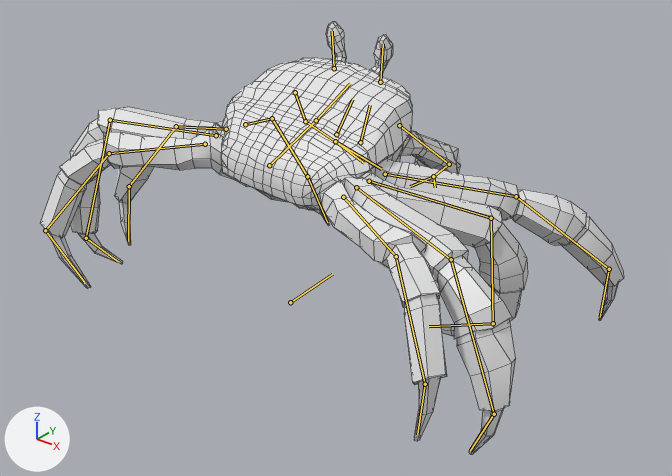
The Blender file Crab_Asset.blend as it was, and as the next commit left it.
Before and after are seen from a 50 mm lens placed at (0.1207, -0.1432, 0.103), pointed at (0.0094, -0.0041, 0.0168). Every picture has the same lights, and +X, +Y and +Z are marked at lower left. Both versions are drawn at frame 20 of the action 'Walk Left'; the numbers are the values there. The bones that bend it are drawn over the model as lines. Mesh edges are drawn as thin lines. Materials are left out; every surface is plain grey. Objects named as collision shapes, trigger or cutter boxes, shadow casters or lower levels of detail are left out.

The first picture shows 'Crab_LOD0'.
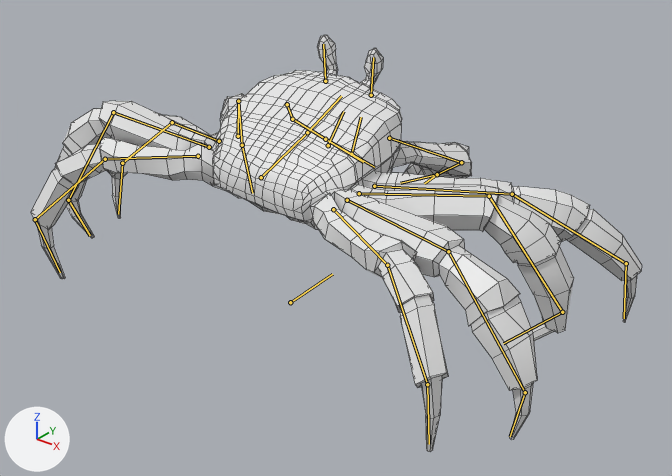
Changed parts and their boxes [x1, y1, x2, y2] in the pictures (672 x 476 px):
```json
{"object": "Crab_LOD0", "change": "posed", "before": [41, 21, 624, 455], "after": [31, 35, 641, 452]}
{"bone": "Spine", "before": "(269, 165) to (316, 120)", "after": "(261, 177) to (307, 132)"}
```

The change, as JSON lines over the scene's bpy script:
```json
{"block": "bone_ctr_pincer_r", "where": "bone_ctr_pincer_r = bpy.data.objects['Armature'].pose.bones['CTR.Pincer.R']  # child of 'Root'"}
{"op": "set", "path": "bone_ctr_pincer_r.location", "old": "(-0.003, 0.0014, -0.0027)", "new": "(-0.0017, 0.0008, -0.0016)"}
{"block": "bone_pincer_pole_r", "where": "bone_pincer_pole_r = bpy.data.objects['Armature'].pose.bones['Pincer.Pole.R']  # child of 'CTR.Pincer.R'"}
{"op": "set", "path": "bone_pincer_pole_r.location", "old": "(0.0124, -0.0464, 0.0066)", "new": "(0.0072, -0.0267, 0.0038)"}
{"block": "bone_ctr_pincer_l", "where": "bone_ctr_pincer_l = bpy.data.objects['Armature'].pose.bones['CTR.Pincer.L']  # child of 'Root'"}
{"op": "set", "path": "bone_ctr_pincer_l.location", "old": "(0.0058, 0.0016, -0.0007)", "new": "(0.0034, 0.0009, -0.0004)"}
{"block": "bone_ik_ctrl_r_leg_1", "where": "bone_ik_ctrl_r_leg_1 = bpy.data.objects['Armature'].pose.bones['Ik.Ctrl.R.Leg.1']  # child of 'Root'"}
{"op": "set", "path": "bone_ik_ctrl_r_leg_1.location", "old": "(-0.011, -0.0161, -0.0102)", "new": "(-0.0063, -0.0093, -0.0059)"}
{"block": "bone_ik_ctrl_r_leg_2", "where": "bone_ik_ctrl_r_leg_2 = bpy.data.objects['Armature'].pose.bones['Ik.Ctrl.R.Leg.2']  # child of 'Root'"}
{"op": "set", "path": "bone_ik_ctrl_r_leg_2.location", "old": "(-0.0031, -0.0438, -0.0087)", "new": "(-0.0018, -0.0253, -0.005)"}
{"block": "bone_ik_ctrl_r_leg_3", "where": "bone_ik_ctrl_r_leg_3 = bpy.data.objects['Armature'].pose.bones['Ik.Ctrl.R.Leg.3']  # child of 'Root'"}
{"op": "set", "path": "bone_ik_ctrl_r_leg_3.location", "old": "(0.0102, -0.0123, -0.007)", "new": "(0.0059, -0.0071, -0.0041)"}
{"block": "bone_ik_ctrl_r_leg_4", "where": "bone_ik_ctrl_r_leg_4 = bpy.data.objects['Armature'].pose.bones['Ik.Ctrl.R.Leg.4']  # child of 'Root'"}
{"op": "set", "path": "bone_ik_ctrl_r_leg_4.location", "old": "(0.0005, -0.0055, 0.0021)", "new": "(0.0003, -0.0032, 0.0012)"}
{"block": "bone_ik_ctrl_l_leg_1", "where": "bone_ik_ctrl_l_leg_1 = bpy.data.objects['Armature'].pose.bones['Ik.Ctrl.L.Leg.1']  # child of 'Root'"}
{"op": "set", "path": "bone_ik_ctrl_l_leg_1.location", "old": "(0.0142, -0.0506, -0.0116)", "new": "(0.0082, -0.0292, -0.0067)"}
{"block": "bone_ik_ctrl_l_leg_2", "where": "bone_ik_ctrl_l_leg_2 = bpy.data.objects['Armature'].pose.bones['Ik.Ctrl.L.Leg.2']  # child of 'Root'"}
{"op": "set", "path": "bone_ik_ctrl_l_leg_2.location", "old": "(-0.0097, -0.0197, -0.0087)", "new": "(-0.0056, -0.0114, -0.005)"}
{"block": "bone_ik_ctrl_l_leg_3", "where": "bone_ik_ctrl_l_leg_3 = bpy.data.objects['Armature'].pose.bones['Ik.Ctrl.L.Leg.3']  # child of 'Root'"}
{"op": "set", "path": "bone_ik_ctrl_l_leg_3.location", "old": "(-0.0129, -0.0417, 0.0029)", "new": "(-0.0074, -0.024, 0.0017)"}
{"block": "bone_ik_ctrl_l_leg_4", "where": "bone_ik_ctrl_l_leg_4 = bpy.data.objects['Armature'].pose.bones['Ik.Ctrl.L.Leg.4']  # child of 'Root'"}
{"op": "set", "path": "bone_ik_ctrl_l_leg_4.location", "old": "(-0.0029, -0.025, 0.0026)", "new": "(-0.0017, -0.0144, 0.0015)"}
{"block": "bone_spine", "where": "bone_spine = bpy.data.objects['Armature'].pose.bones['Spine']  # child of 'Root'"}
{"op": "set", "path": "bone_spine.location", "old": "(0.0055, 0.0027, 0.0069)", "new": "(0.0032, 0.0015, 0.004)"}
```
